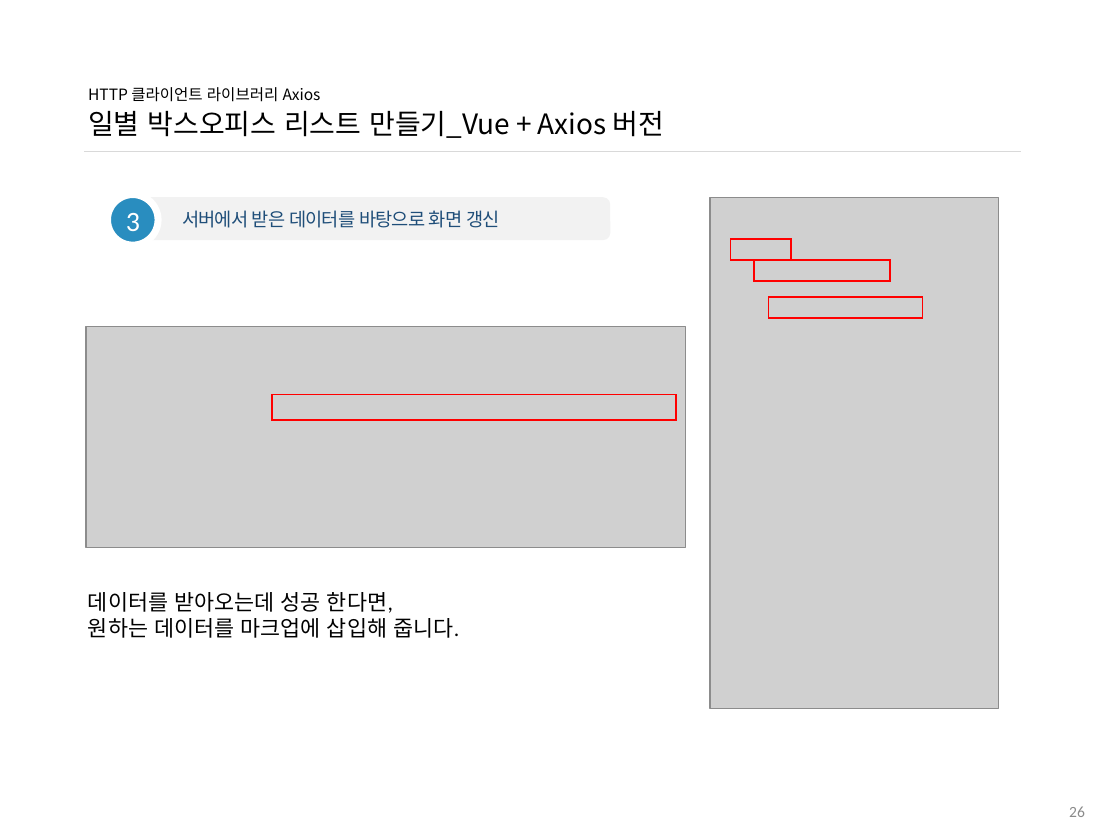
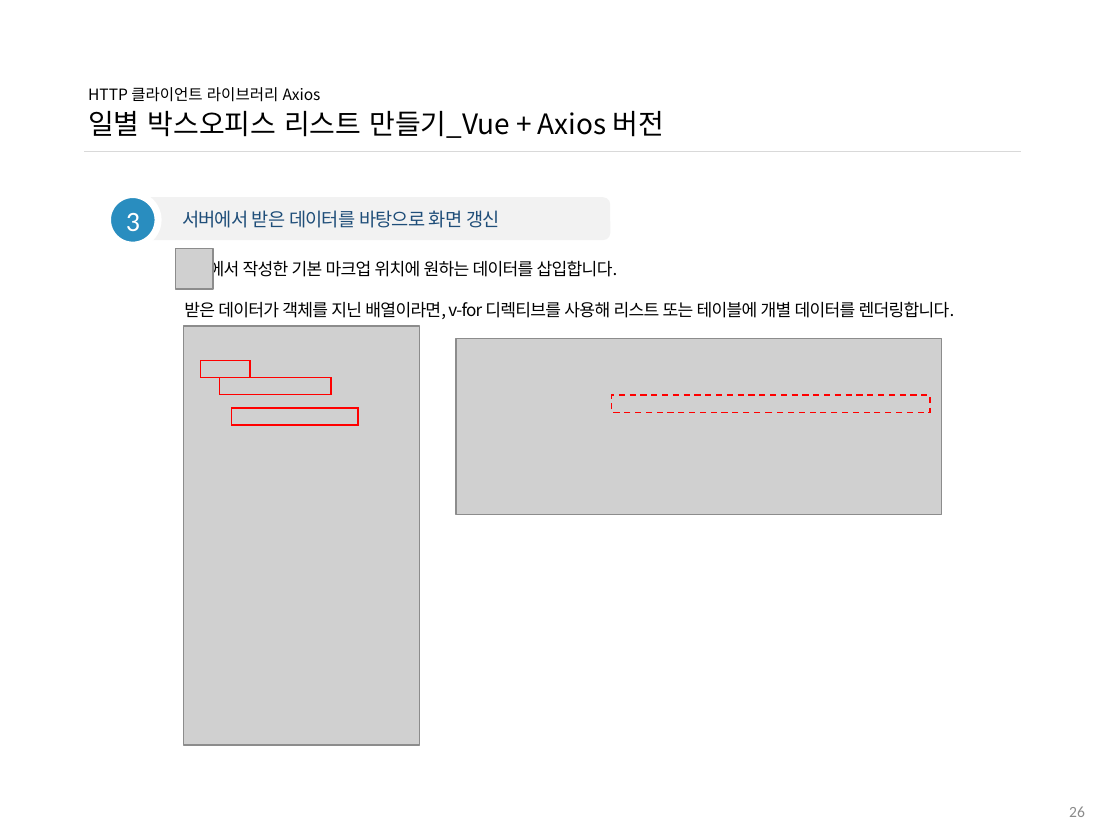
Before and after one commit to ddowon/vueStudy, a slide deck: slide 27 of 01.참고자료/191104_HTTP 클라이언트 라이브러리 Axios.pptx. Drawn at 1120x840 pixels with LibreOffice and Linux fonts; fonts in the diff are those of the drawing; grey boxes stand for pictures; background and template pictures are left out. Boxes give left, top, right and bottom in pixels: in the first picture for what was removed or moved away, otherwise in the second. Text is boxed around its words. In the diff, an @@ line names an element or a change of style, - is before the commit and + after.

Commit message:
[과제피드백] 도원님 Axios 스터디 자료 업데이트

```diff
--- a/01.참고자료/191104_HTTP 클라이언트 라이브러리 Axios.pptx
+++ b/01.참고자료/191104_HTTP 클라이언트 라이브러리 Axios.pptx
@@ picture added at (176, 249, 213, 289) @@
@@ text added at (184, 257, 955, 319), 11 pt, text #000000 @@
+에서 작성한 기본 마크업 위치에 원하는 데이터를 삽입합니다.
+받은 데이터가 객체를 지닌 배열이라면, v-for 디렉티브를 사용해 리스트 또는 테이블에 개별 데이터를 렌더링합니다.
@@ picture: place and size @@
-picture at (710, 197, 998, 708)
+picture at (184, 326, 420, 745)
@@ picture: place and size @@
-picture at (86, 327, 685, 548)
+picture at (456, 338, 941, 515)
@@ rectangle: place and size @@
-rectangle at (730, 240, 791, 261)
+rectangle at (200, 361, 250, 377)
@@ rectangle: place and size @@
-rectangle at (754, 260, 889, 281)
+rectangle at (220, 377, 330, 394)
@@ rectangle: place and size @@
-rectangle at (768, 297, 923, 318)
+rectangle at (232, 408, 358, 424)
@@ rectangle removed at (272, 394, 676, 420) @@
@@ rectangle added at (612, 395, 930, 413), outline #FF0000 1 pt dashed @@
@@ text removed at (88, 592, 459, 638) @@
-데이터를 받아오는데 성공 한다면,
-원하는 데이터를 마크업에 삽입해 줍니다.
```
Also in this commit, not shown: 8 other slides changed.
